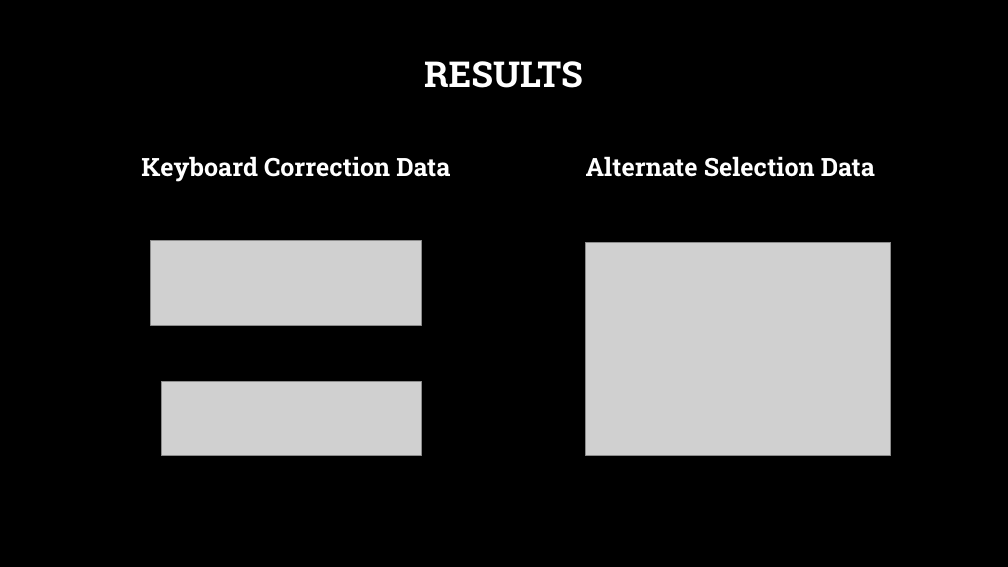
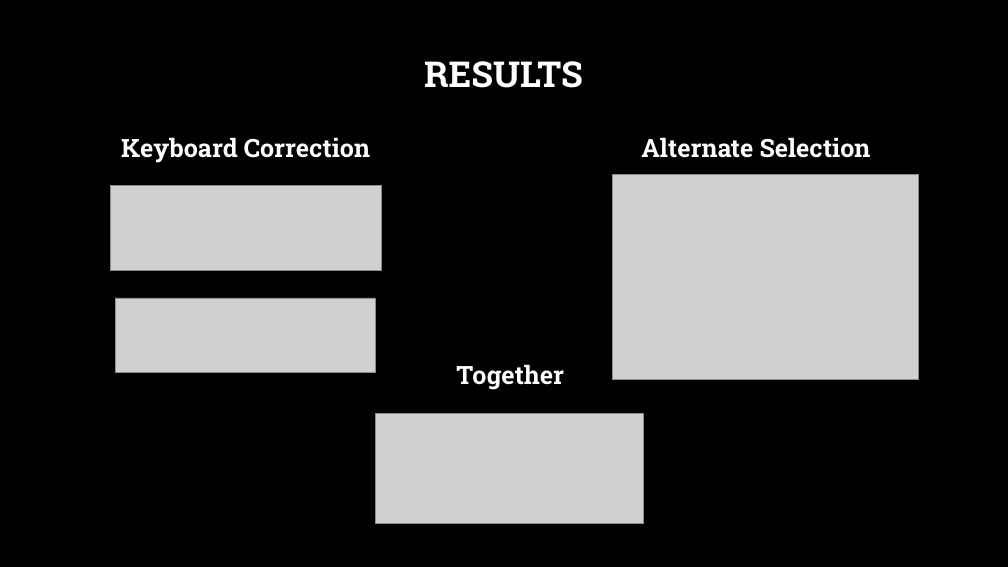
Before and after one commit to msnyde8/COSC757, a slide deck: slide 8 of Assignments/ArticleSummary/ArticleSummarySlides-MJS.pptx (slide 7 before the commit). Drawn at 1008x567 pixels with LibreOffice and Linux fonts; fonts in the diff are those of the drawing; grey boxes stand for pictures; background and template pictures are left out. Boxes give left, top, right and bottom in pixels: in the first picture for what was removed or moved away, otherwise in the second. Text is boxed around its words. In the diff, an @@ line names an element or a change of style, - is before the commit and + after.

```diff
--- a/Assignments/ArticleSummary/ArticleSummarySlides-MJS.pptx
+++ b/Assignments/ArticleSummary/ArticleSummarySlides-MJS.pptx
@@ text at (121, 137, 370, 163): text changed @@
-Keyboard Correction Data
+Keyboard Correction
@@ text at (641, 137, 871, 158): text changed @@
-Alternate Selection Data
+Alternate Selection
@@ picture: place and size @@
-picture at (585, 242, 891, 455)
+picture at (613, 175, 918, 380)
@@ picture: place and size @@
-picture at (150, 240, 421, 325)
+picture at (110, 185, 381, 271)
@@ picture: place and size @@
-picture at (162, 381, 422, 455)
+picture at (115, 298, 375, 372)
@@ text added at (456, 364, 564, 390), 24 pt, text #FFFFFF, bold @@
+Together
@@ picture added at (375, 413, 644, 524) @@
```
Also in this commit, not shown: 5 other slides changed, 1 slide added, 1 slide removed, 2 other files.
